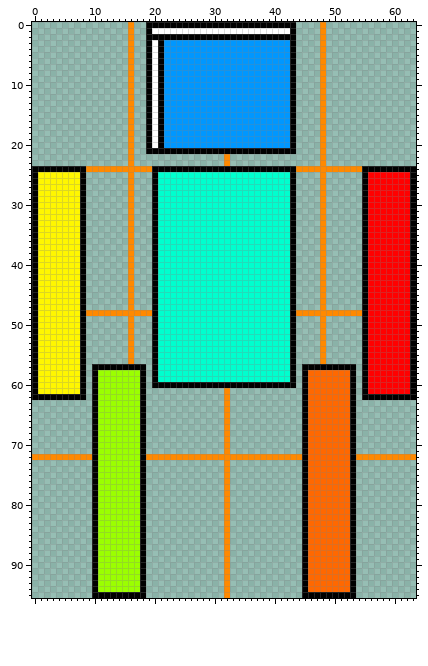
Sprite sheet, stored at res/player_body.png. The picture above is the old version.
The file is 64x96 pixels.
New version:
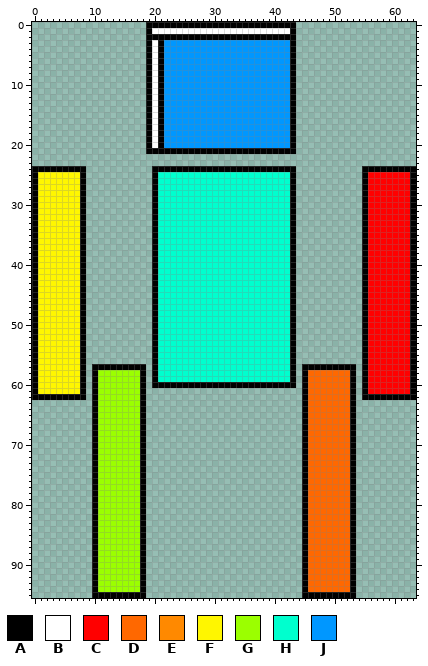
Palette (. is transparent): A #000000  B #ffffff  C #ff0000  D #ff6800  E #ff8900  F #fff600  G #9bff00  H #00ffce  J #0097ff
The commit says: Load player skin from disk
What changed:
y 0..21: x 16 E -> .; x 48 E -> .
y 22..23: x 16 E -> .; x 32 E -> .; x 48 E -> .
y 24: x 9..19 EEEEEEEEEEE -> ...........; x 44..54 EEEEEEEEEEE -> ...........
y 25..47: x 16 E -> .; x 48 E -> .
y 48: x 9..19 EEEEEEEEEEE -> ...........; x 44..54 EEEEEEEEEEE -> ...........
y 49..56: x 16 E -> .; x 48 E -> .
y 61..71: x 32 E -> .
y 72: x 0..9 EEEEEEEEEE -> ..........; x 19..44 EEEEEEEEEEEEEEEEEEEEEEEEEE -> ..........................; x 54..63 EEEEEEEEEE -> ..........
y 73..95: x 32 E -> .
Boxes around the changes in both pictures, in picture pixels (x1, y1, x2, y2):
erased: (86, 22, 152, 364)
erased: (296, 22, 362, 364)
erased: (224, 154, 230, 166)
erased: (146, 388, 302, 598)
erased: (32, 454, 92, 460)
erased: (356, 454, 416, 460)
